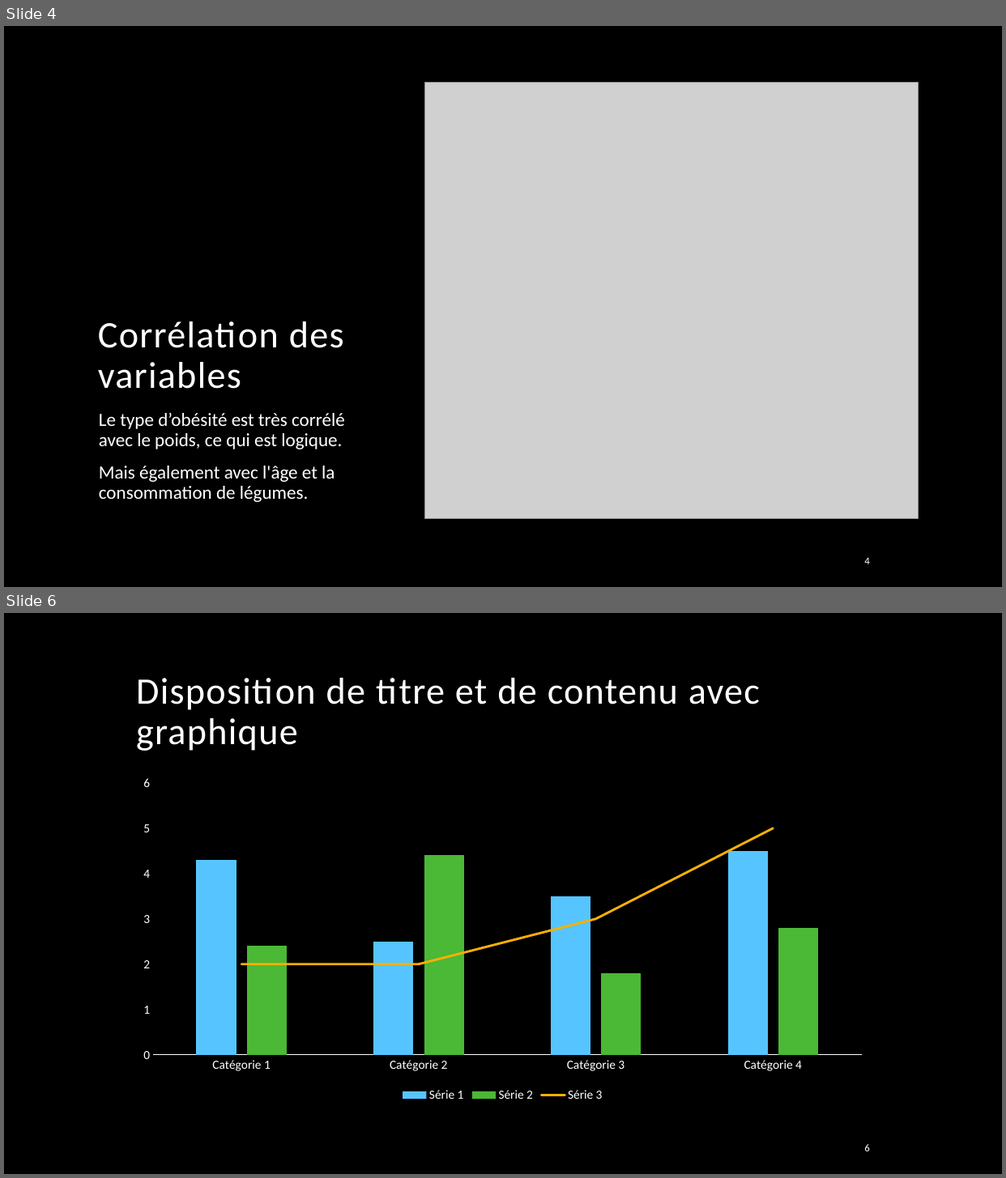
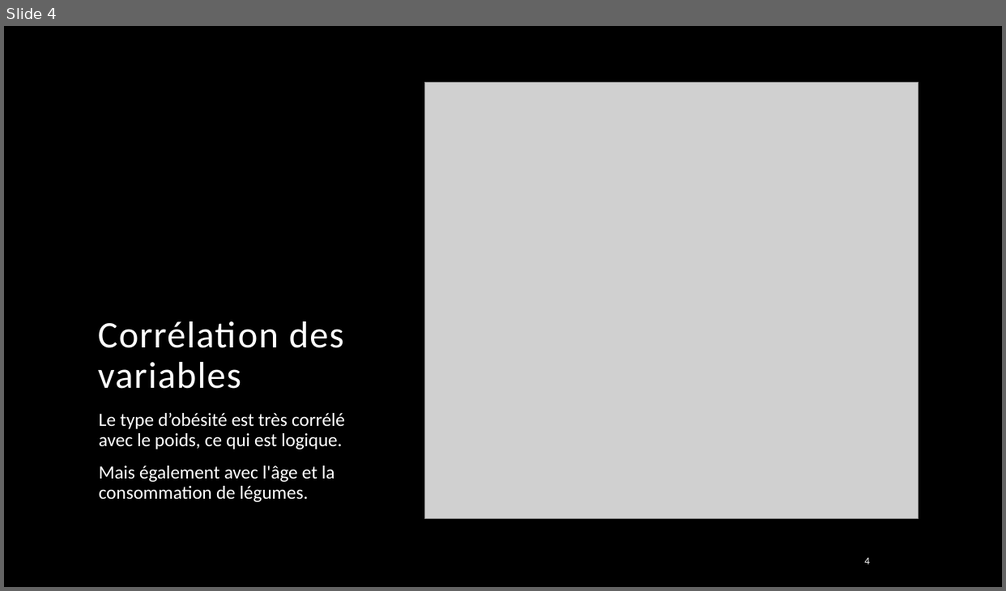
Before and after one commit to Nigirith/Obesity_Data_Analysis, a slide deck: Présentation.pptx. Shown one above the other, each under a label of ours: slides 4 and 6 before the commit, slide 4 after it; the slides between them are not shown. The pictures are 1006x1178 and 1006x591 pixels, drawn with LibreOffice and Linux fonts; fonts in the diff are those of the drawing; grey boxes stand for pictures; background and template pictures are left out. Boxes give left, top, right and bottom in pixels: in the first picture for what was removed or moved away, otherwise in the second. Text is boxed around its words. In the diff, an @@ line names an element or a change of style, - is before the commit and + after.

```diff
--- a/Présentation.pptx
+++ b/Présentation.pptx
@@ slide 6 removed at (4, 613, 1002, 1174), background picture (left out) @@
@@ title removed at (136, 678, 760, 751) @@
-Disposition de titre et de contenu avec graphique
@@ column chart removed at (128, 769, 876, 1105) @@
-categories: Catégorie 1, Catégorie 2, Catégorie 3, Catégorie 4
-Série 1: 4.3, 2.5, 3.5, 4.5
-Série 2: 2.4, 4.4, 1.8, 2.8
-Série 3: 2, 2, 3, 5
@@ page number removed at (864, 1144, 869, 1152) @@
-6
```
Also in this commit, not shown: 2 slides changed, 14 slides added, 9 other slides removed, 1 other file.
